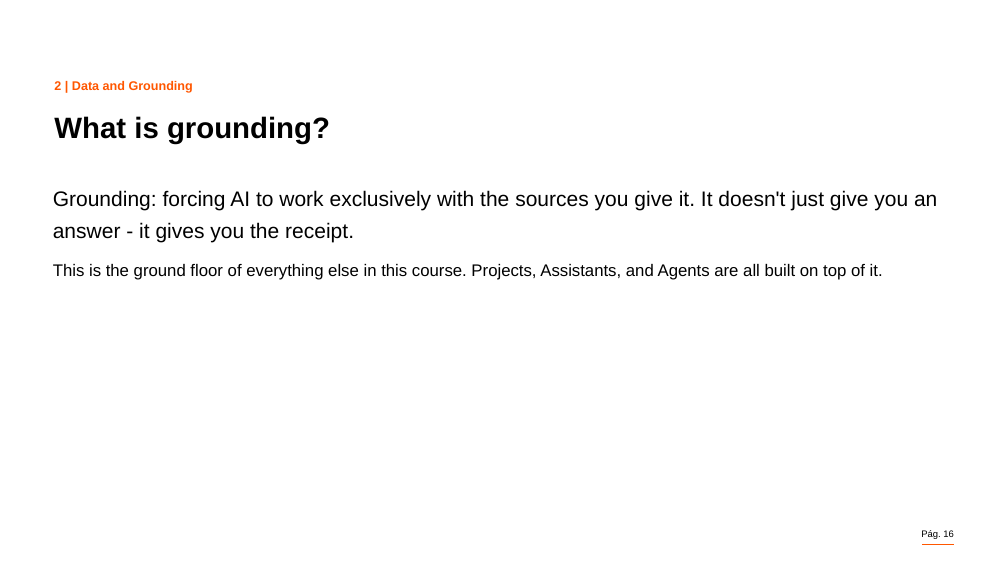
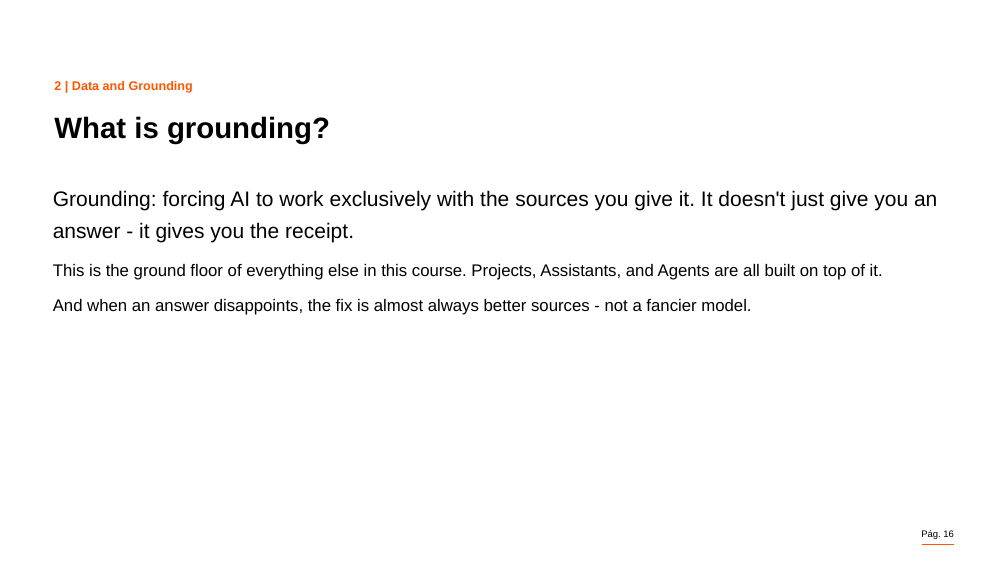
Before and after one commit to aguazz/search-processing-use-of-information, a slide deck: slide 16 of 01-Content/Topic 3 - AI and Prompt Engineering/AI and Prompt Engineering.pptx. Drawn at 1008x567 pixels with LibreOffice and Linux fonts; fonts in the diff are those of the drawing; background and template pictures are left out. Boxes give left, top, right and bottom in pixels: in the first picture for what was removed or moved away, otherwise in the second. Text is boxed around its words. In the diff, an @@ line names an element or a change of style, - is before the commit and + after.

```diff
--- a/01-Content/Topic 3 - AI and Prompt Engineering/AI and Prompt Engineering.pptx
+++ b/01-Content/Topic 3 - AI and Prompt Engineering/AI and Prompt Engineering.pptx
@@ text at (53, 299, 751, 315): paragraph added @@
+And when an answer disappoints, the fix is almost always better sources - not a fancier model.
```
Also in this commit, not shown: 24 other slides changed, 2 slides removed, 1 other file.
